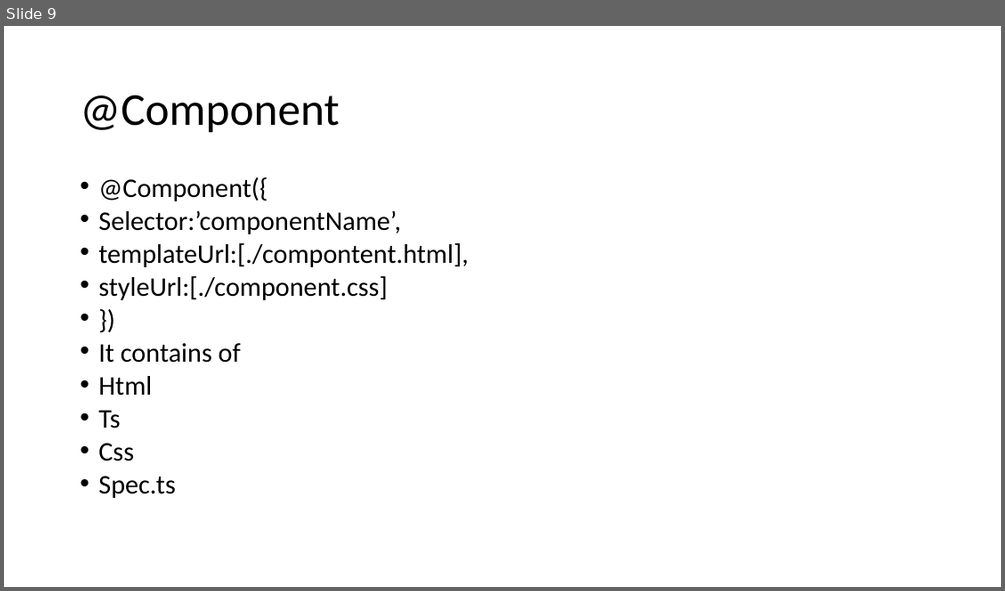
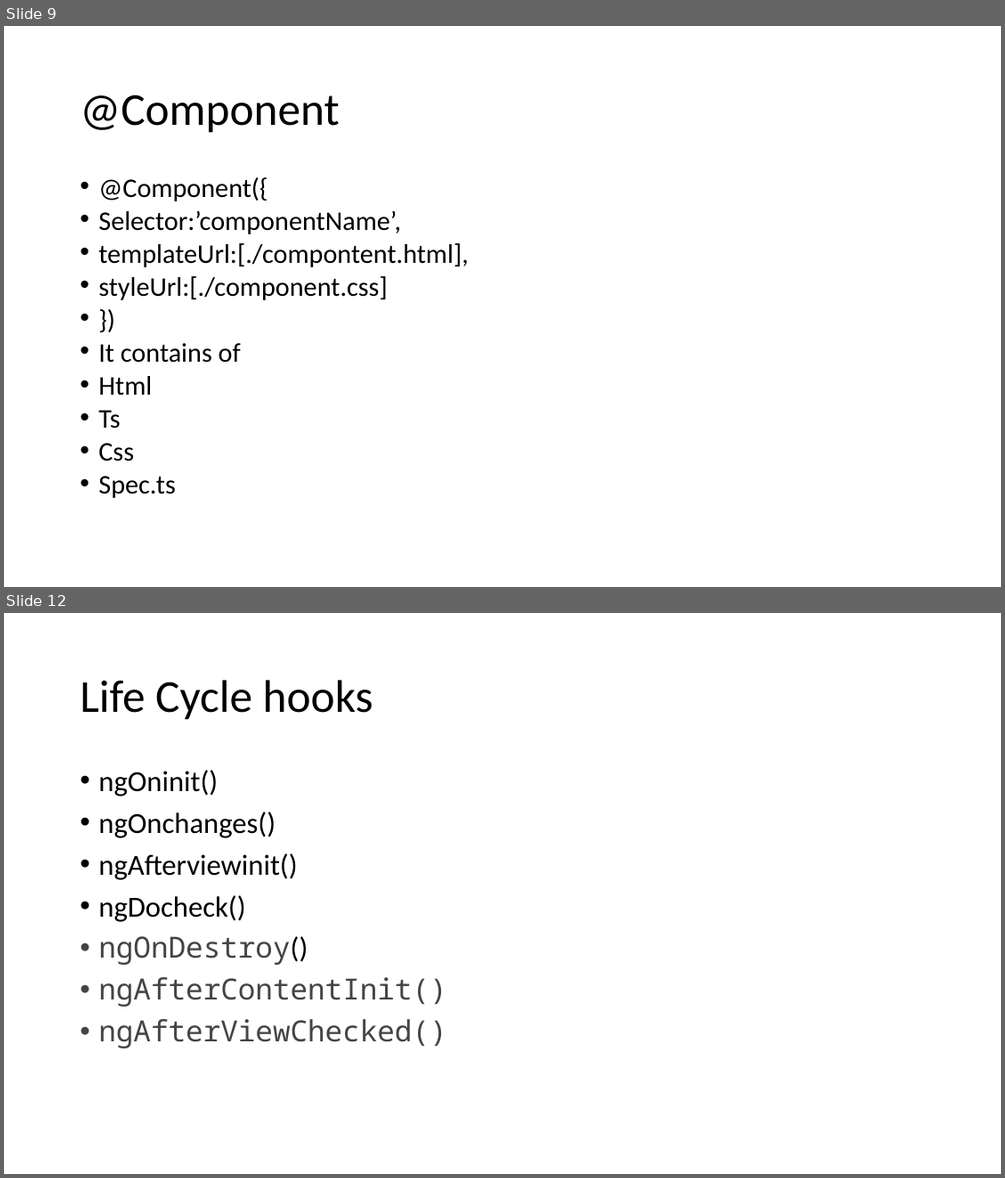
Before and after one commit to 00Maddy/angularDemo, a slide deck: ANGULAR.pptm. Shown one above the other, each under a label of ours: slide 9 before the commit, slides 9 and 12 after it; the slides between them are not shown. The pictures are 1005x591 and 1005x1178 pixels, drawn with LibreOffice and Linux fonts; fonts in the diff are those of the drawing. Boxes give left, top, right and bottom in pixels: in the first picture for what was removed or moved away, otherwise in the second. Text is boxed around its words. In the diff, an @@ line names an element or a change of style, - is before the commit and + after.

Commit message:
directives and lifecycle hooks

```diff
--- a/ANGULAR.pptm
+++ b/ANGULAR.pptm
@@ slide 12 added at (x1=4, y1=613, x2=1001, y2=1174), background #FFFFFF @@
@@ title added at (x1=80, y1=680, x2=373, y2=720), 44 pt, text #000000 @@
+Life Cycle hooks
@@ text added at (x1=98, y1=770, x2=446, y2=1048), 28 pt, text #000000 @@
+• ngOninit()
+• ngOnchanges()
+• ngAfterviewinit()
+• ngDocheck()
+• ngOnDestroy()
+• ngAfterContentInit()
+• ngAfterViewChecked()
```
Also in this commit, not shown: 1 slide changed, 2 other slides added, 1 slide removed, 4 other files.
